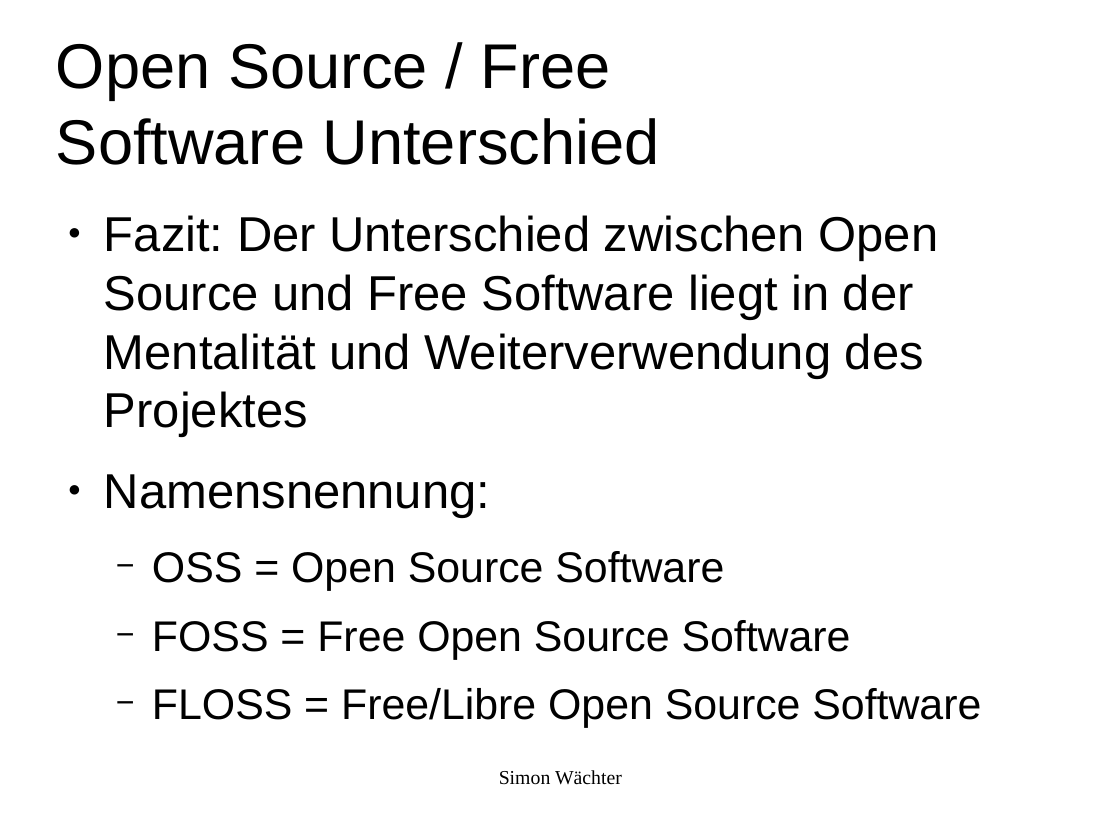
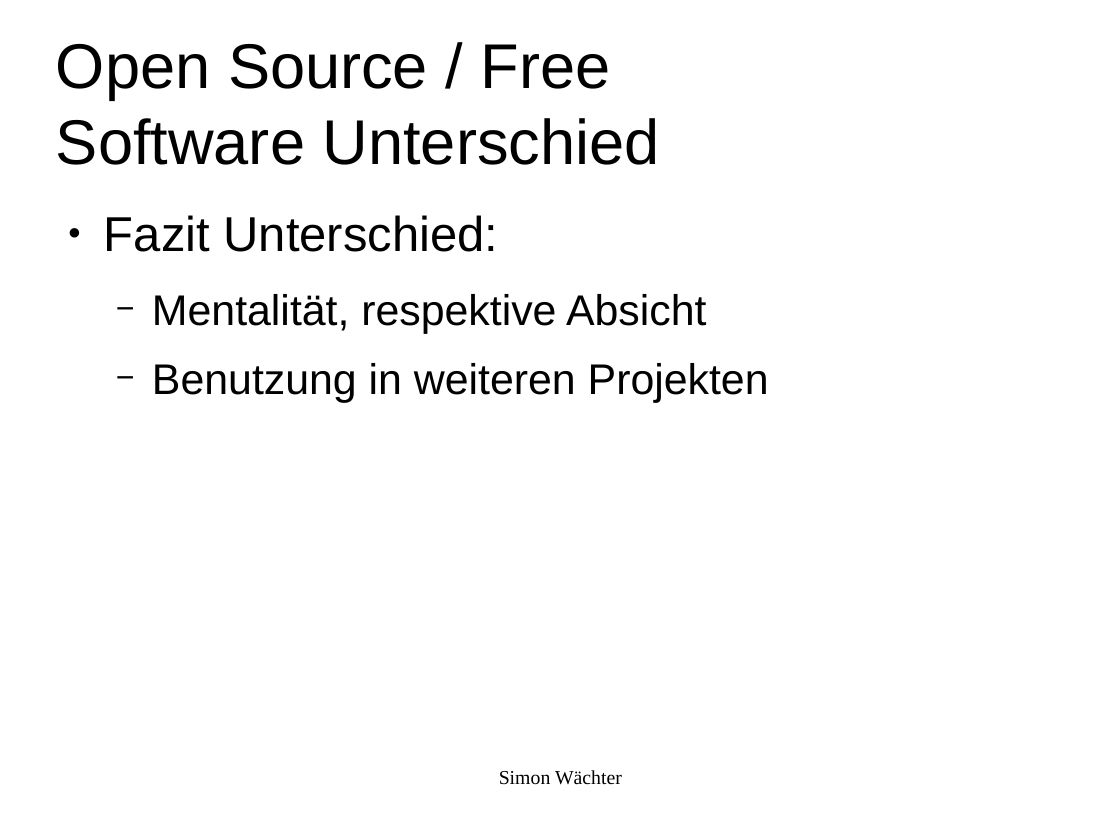
Before and after one commit to swaechter/presentations, a slide deck: slide 11 of 2014_05_10_Ubucon_2014/Freie_Software_Was_ist_das.odp. Drawn at 1120x840 pixels with LibreOffice and Linux fonts; fonts in the diff are those of the drawing; background and template pictures are left out. Boxes give left, top, right and bottom in pixels: in the first picture for what was removed or moved away, otherwise in the second. Text is boxed around its words. In the diff, an @@ line names an element or a change of style, - is before the commit and + after.

```diff
--- a/2014_05_10_Ubucon_2014/Freie_Software_Was_ist_das.odp
+++ b/2014_05_10_Ubucon_2014/Freie_Software_Was_ist_das.odp
@@ text at bbox=[104, 215, 769, 403]: text changed; size 34.7 to 30.4 pt @@
-● Fazit: Der Unterschied zwischen Open Source und Free Software liegt in der Mentalität und Weiterverwendung des Projektes
-● Namensnennung:
-  − OSS = Open Source Software
-  − FOSS = Free Open Source Software
-  − FLOSS = Free/Libre Open Source Software
+● Fazit Unterschied:
+  − Mentalität, respektive Absicht
+  − Benutzung in weiteren Projekten
```
Also in this commit, not shown: 15 other slides changed, 1 slide added.
